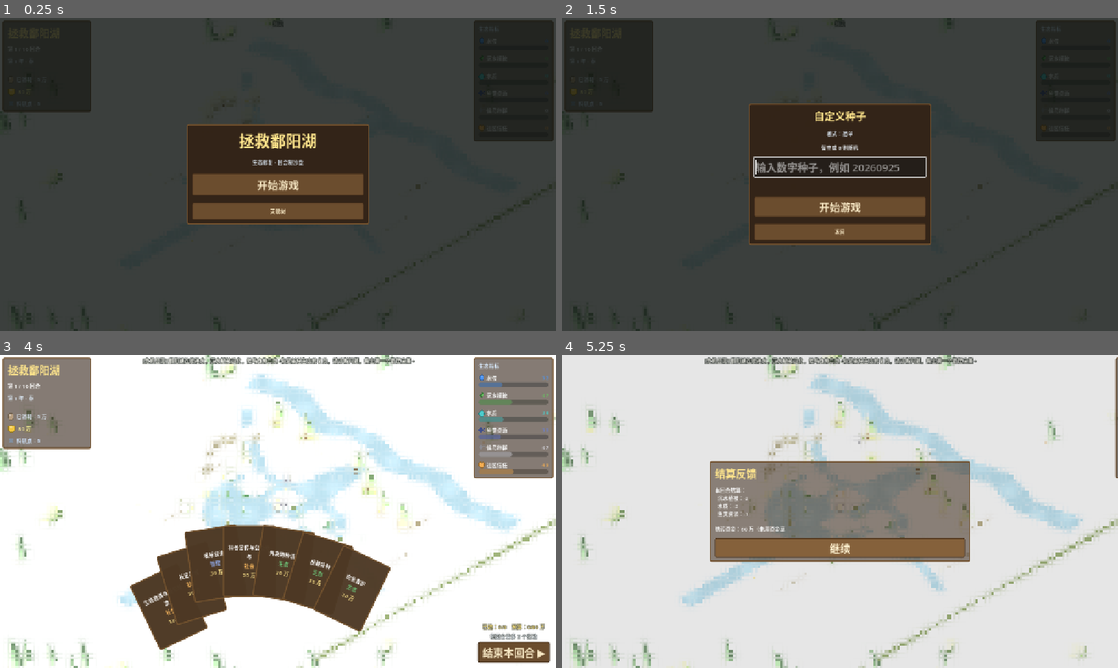
Above: before the commit, frames 1-4 (two rows, left to right).
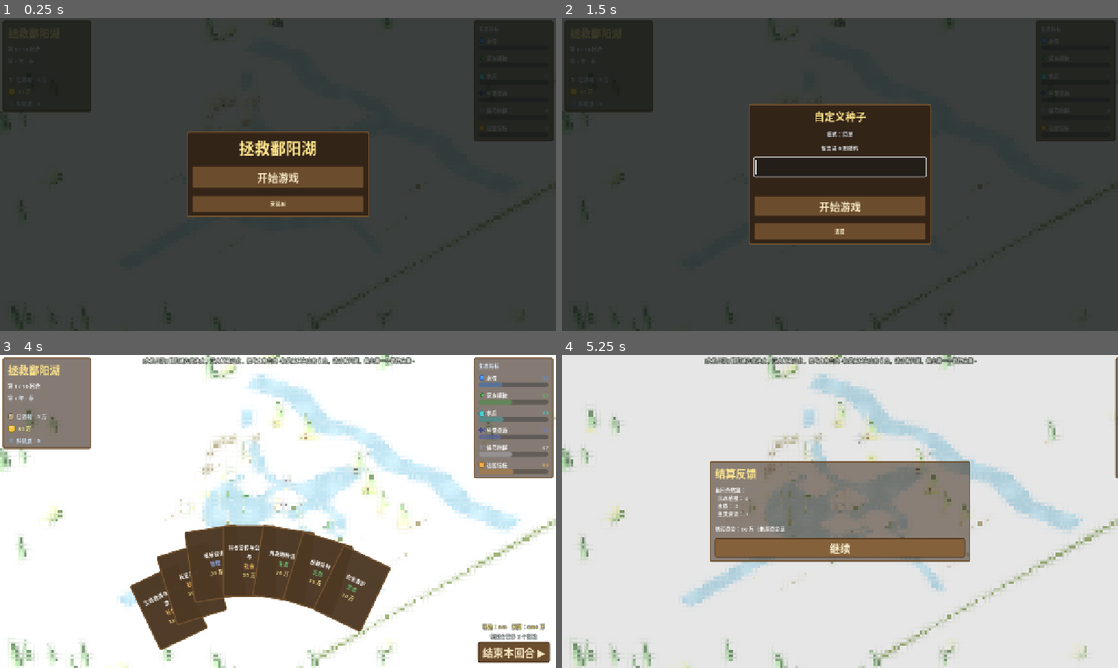
Above: after the commit, the same moments.

Repository: JoKanshin/poyanghu
Game: Godot game, scene res://scenes/main.tscn
The game is run twice, just before and just after one commit, with the same random seed, the same clock (stepped at 60 frames per second) and the same inputs.
Inputs:
- Up to frame 1 (0.25 s): no input
- Up to frame 2 (1.5 s): click "开始游戏" at 0.5 s; click "简单模式" at 1.25 s
- Up to frame 3 (4 s): click "开始游戏" at 2 s; click "开始分配资金" at 2.75 s; click "开始分配资金" at 3.5 s
- Up to frame 4 (5.25 s): click "结束本回合 ▶" at 4.25 s; click "继续" at 5 s

The runs differ from the first frame. In frame 1, 5.3% of the frame differs, in the area x 33-67%, y 33-66%; in frame 2, 1.5%; in frame 3, less than 0.1%; in frame 4, nothing differs.

Commit message:
fix: 移除标题页副标题和种子输入框示例文字

Diff:
--- a/scripts/main.gd
+++ b/scripts/main.gd
@@ -1464,10 +1464,6 @@
 	title.horizontal_alignment = HORIZONTAL_ALIGNMENT_CENTER
 	tvb.add_child(title)
 
-	var sub := _make_label("生态修复 · 回合制沙盘", 14, Color(0.82, 0.86, 0.9))
-	sub.horizontal_alignment = HORIZONTAL_ALIGNMENT_CENTER
-	tvb.add_child(sub)
-
 	var title_start := _make_button("开始游戏", _on_title_start, 20)
 	title_start.custom_minimum_size = Vector2(0, 52)
 	tvb.add_child(title_start)
@@ -1527,7 +1523,6 @@
 	svb.add_child(seed_l)
 
 	seed_input = LineEdit.new()
-	seed_input.placeholder_text = "输入数字种子，例如 20260925"
 	seed_input.add_theme_font_size_override("font_size", _snap_px(18))
 	seed_input.custom_minimum_size = Vector2(0, 42)
 	svb.add_child(seed_input)
